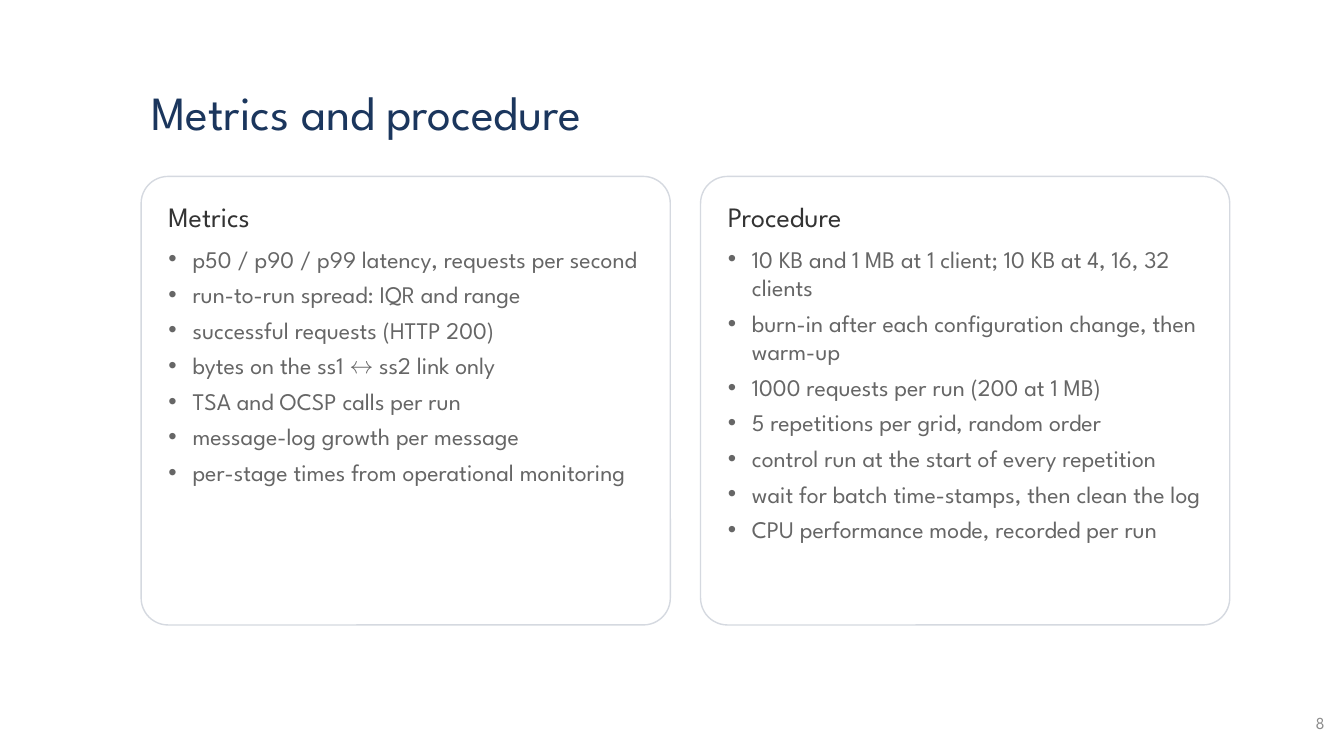
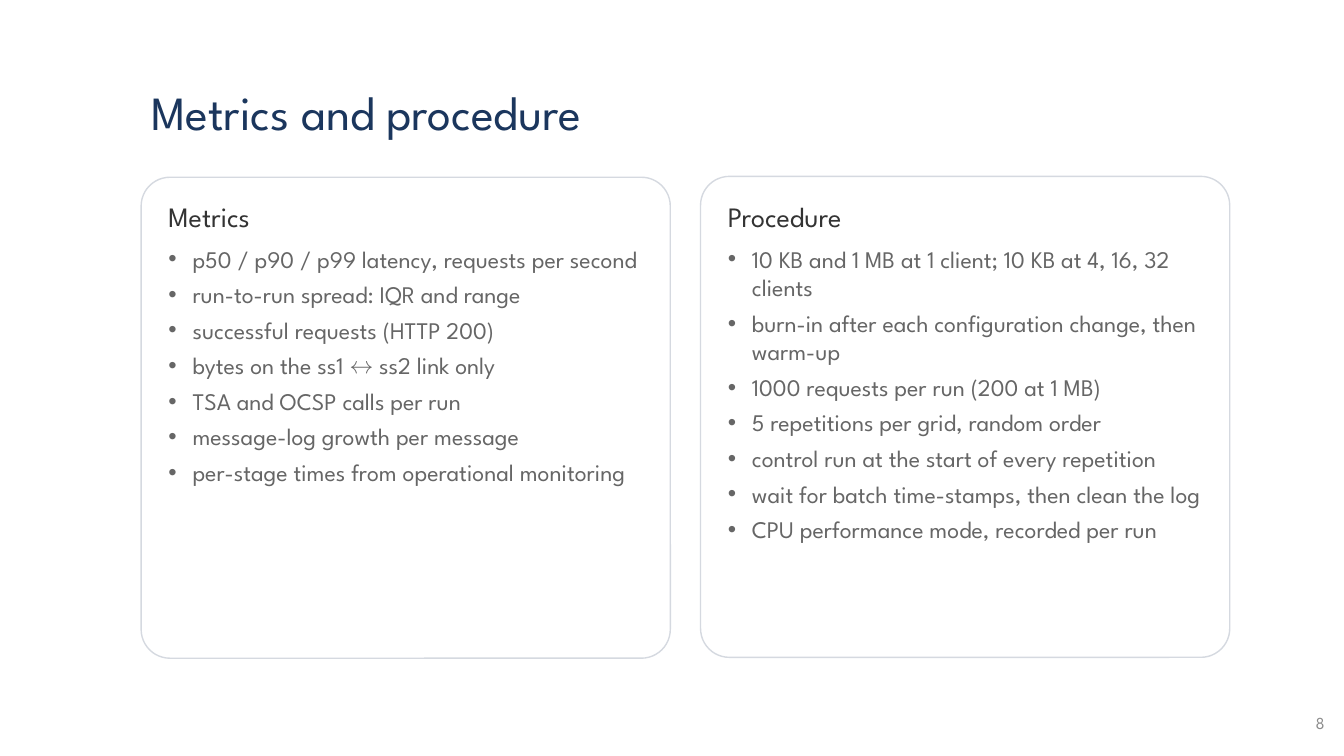
Before and after one commit to Krios39/study, a slide deck: slide 8 of 1_semester/distributed_systems_seminar/Research and initial Literature Review.pptx. Drawn at 1344x756 pixels with LibreOffice and Linux fonts; fonts in the diff are those of the drawing; background and template pictures are left out. Boxes give left, top, right and bottom in pixels: in the first picture for what was removed or moved away, otherwise in the second. Text is boxed around its words. In the diff, an @@ line names an element or a change of style, - is before the commit and + after.

```diff
--- a/1_semester/distributed_systems_seminar/Research and initial Literature Review.pptx
+++ b/1_semester/distributed_systems_seminar/Research and initial Literature Review.pptx
@@ rounded rectangle: place and size @@
-rounded rectangle at bbox=[141, 176, 670, 625]
+rounded rectangle at bbox=[141, 177, 670, 658]
@@ rounded rectangle: place and size @@
-rounded rectangle at bbox=[701, 176, 1230, 625]
+rounded rectangle at bbox=[701, 176, 1230, 657]
```
Also in this commit, not shown: 2 other slides changed, 5 other files.
